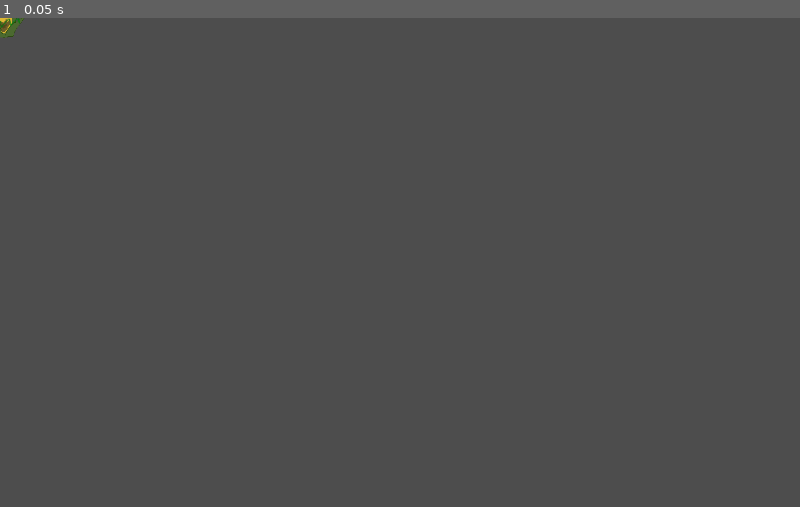
Above: before the commit, frame 1.
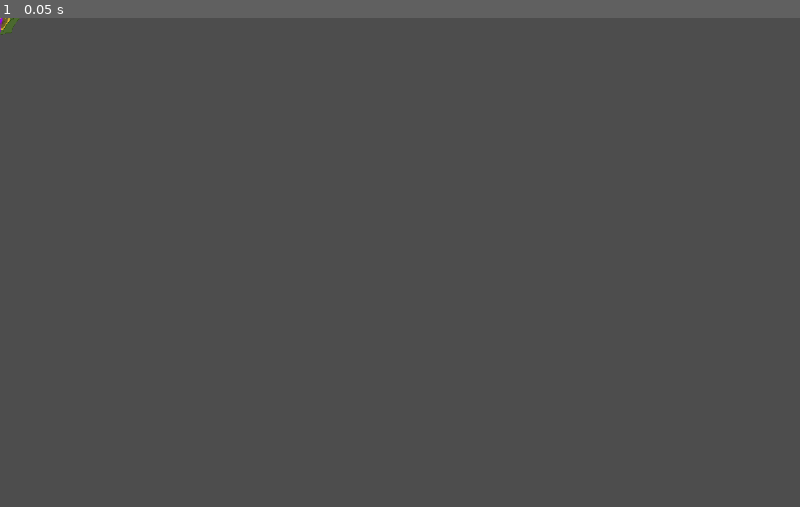
Above: after the commit, the same moment.

Repository: DevFTB/LD52
Game: Godot game, scene res://Level/EnemyGroups/group5.tscn
Two runs of this game, one before a commit and one after it. Both use one fixed random seed, a clock stepped at 60 frames per second and the inputs below. This scene is started directly instead of the project's main scene.
Inputs:
- Up to frame 1 (0.05 s): no input

The runs differ from the first frame. In frame 1, less than 0.1% of the frame differs, in the area x 0-3%, y 0-5%.

Commit message:
Add soulsucking lavendar

Diff:
--- /dev/null
+++ b/Enemy/Assets/lavender_projectile.tres
@@ -0,0 +1,11 @@
+[gd_resource type="Resource" load_steps=3 format=3 uid="uid://dw8h2puig65pe"]
+
+[ext_resource type="Script" path="res://Enemy/Scripts/ProjectileStats.gd" id="1_nggbi"]
+[ext_resource type="Texture2D" uid="uid://d053fjmqpv0gu" path="res://Enemy/Assets/korn_projectile.png" id="2_46uap"]
+
+[resource]
+script = ExtResource("1_nggbi")
+damage = 25.0
+speed = 100.0
+range = 400.0
+texture = ExtResource("2_46uap")
--- /dev/null
+++ b/Enemy/AttackScenes/healingProjectile.tscn
@@ -0,0 +1,50 @@
+[gd_scene load_steps=7 format=3 uid="uid://vgfjoagjbwu0"]
+
+[ext_resource type="Script" path="res://Enemy/Scripts/HealingProjectile.gd" id="1_ego0b"]
+[ext_resource type="Texture2D" uid="uid://d053fjmqpv0gu" path="res://Enemy/Assets/korn_projectile.png" id="2_l6aal"]
+
+[sub_resource type="Gradient" id="Gradient_o3p4x"]
+interpolation_mode = 2
+colors = PackedColorArray(1, 0.520852, 0.182072, 1, 0.81026, 1, 0.470764, 1)
+
+[sub_resource type="GradientTexture1D" id="GradientTexture1D_2pu4n"]
+gradient = SubResource("Gradient_o3p4x")
+
+[sub_resource type="ParticleProcessMaterial" id="ParticleProcessMaterial_ve5bu"]
+particle_flag_disable_z = true
+direction = Vector3(-1, 0, 0)
+spread = 9.37
+gravity = Vector3(0, 0, 0)
+initial_velocity_min = 34.88
+initial_velocity_max = 63.95
+orbit_velocity_min = 0.0
+orbit_velocity_max = 0.0
+scale_min = 3.0
+scale_max = 4.0
+color = Color(0.87451, 1, 0.384314, 1)
+color_ramp = SubResource("GradientTexture1D_2pu4n")
+
+[sub_resource type="CircleShape2D" id="CircleShape2D_7jpjx"]
+radius = 7.0
+
+[node name="Projectile" type="Node2D"]
+script = ExtResource("1_ego0b")
+
+[node name="Sprite2D" type="Sprite2D" parent="."]
+texture_filter = 1
+rotation = 0.74351
+texture = ExtResource("2_l6aal")
+
+[node name="GPUParticles2D" type="GPUParticles2D" parent="."]
+position = Vector2(-7, 0)
+amount = 14
+process_material = SubResource("ParticleProcessMaterial_ve5bu")
+
+[node name="Area2D" type="Area2D" parent="."]
+collision_layer = 4
+collision_mask = 9
+
+[node name="CollisionShape2D" type="CollisionShape2D" parent="Area2D"]
+shape = SubResource("CircleShape2D_7jpjx")
+
+[connection signal="area_entered" from="Area2D" to="." method="_on_area_2d_area_entered"]
--- a/Enemy/EnemyScenes/(Dick)TankyPumpkin.tscn
+++ b/Enemy/EnemyScenes/(Dick)TankyPumpkin.tscn
@@ -23,12 +23,6 @@
 [node name="Enemy" instance=ExtResource("1_mjyyo")]
 max_hp = 50
 
-[node name="DamageNumber" parent="EnemyGUI" index="0"]
-layout_mode = 3
-
-[node name="HealthBar" parent="EnemyGUI" index="1"]
-layout_mode = 3
-
 [node name="FlashOnHit" parent="." index="3" node_paths=PackedStringArray("sprite")]
 sprite = NodePath("../Sprite")
 
--- a/Enemy/EnemyScenes/CornRanger.tscn
+++ b/Enemy/EnemyScenes/CornRanger.tscn
@@ -23,12 +23,6 @@
 [node name="Enemy" instance=ExtResource("1_ujnet")]
 max_hp = 15
 
-[node name="DamageNumber" parent="EnemyGUI" index="0"]
-layout_mode = 3
-
-[node name="HealthBar" parent="EnemyGUI" index="1"]
-layout_mode = 3
-
 [node name="FlashOnHit" parent="." index="3" node_paths=PackedStringArray("sprite")]
 sprite = NodePath("../Sprite")
 
--- a/Enemy/EnemyScenes/HealingSunflower.tscn
+++ b/Enemy/EnemyScenes/HealingSunflower.tscn
@@ -22,6 +22,12 @@
 [node name="Enemy" instance=ExtResource("1_xg7fb")]
 max_hp = 30
 
+[node name="DamageNumber" parent="EnemyGUI" index="0"]
+layout_mode = 0
+
+[node name="HealthBar" parent="EnemyGUI" index="1"]
+layout_mode = 1
+
 [node name="FlashOnHit" parent="." index="3" node_paths=PackedStringArray("sprite")]
 sprite = NodePath("../Sprite")
 
--- a/Enemy/EnemyScenes/SlowCactusHeavy.tscn
+++ b/Enemy/EnemyScenes/SlowCactusHeavy.tscn
@@ -23,9 +23,6 @@
 [node name="Enemy" instance=ExtResource("1_ms5u3")]
 max_hp = 450
 
-[node name="HealthBar" parent="EnemyGUI" index="1"]
-layout_mode = 1
-
 [node name="FlashOnHit" parent="." index="3" node_paths=PackedStringArray("sprite")]
 sprite = NodePath("../Sprite")
 
--- /dev/null
+++ b/Enemy/EnemyScenes/SoulsuckingLavender.tscn
@@ -0,0 +1,50 @@
+[gd_scene load_steps=9 format=3 uid="uid://joihhtxfmiew"]
+
+[ext_resource type="PackedScene" uid="uid://ct5jx2b62lj8s" path="res://Enemy/EnemyScenes/enemy.tscn" id="1_f56st"]
+[ext_resource type="Script" path="res://Enemy/Scripts/ProjectileShoot.gd" id="2_4u4dv"]
+[ext_resource type="Resource" uid="uid://dw8h2puig65pe" path="res://Enemy/Assets/lavender_projectile.tres" id="3_3eww2"]
+[ext_resource type="PackedScene" uid="uid://vgfjoagjbwu0" path="res://Enemy/AttackScenes/healingProjectile.tscn" id="3_7d5l3"]
+[ext_resource type="Material" uid="uid://dwax5uwomrfi0" path="res://Shaders/HurtFlash.tres" id="4_jmtue"]
+[ext_resource type="Texture2D" uid="uid://dj2vkkwm42he5" path="res://Enemy/Assets/lavendarkorn.png" id="5_7unvk"]
+[ext_resource type="Texture2D" uid="uid://dna0b5w73ci03" path="res://Enemy/Assets/dead_korn.png" id="6_st0q2"]
+
+[sub_resource type="SpriteFrames" id="SpriteFrames_a5iya"]
+animations = [{
+"frames": [ExtResource("5_7unvk")],
+"loop": true,
+"name": &"alive",
+"speed": 5.0
+}, {
+"frames": [ExtResource("6_st0q2")],
+"loop": true,
+"name": &"dead",
+"speed": 5.0
+}]
+
+[node name="Enemy" instance=ExtResource("1_f56st")]
+max_hp = 1200
+
+[node name="DamageNumber" parent="EnemyGUI" index="0"]
+layout_mode = 0
+
+[node name="HealthBar" parent="EnemyGUI" index="1"]
+layout_mode = 1
+
+[node name="FlashOnHit" parent="." index="3" node_paths=PackedStringArray("sprite")]
+sprite = NodePath("../Sprite")
+
+[node name="ProjectileShoot" type="Node2D" parent="Attacks" index="0"]
+script = ExtResource("2_4u4dv")
+projectile = ExtResource("3_7d5l3")
+projectile_stats = ExtResource("3_3eww2")
+
+[node name="AttackTimer" type="Timer" parent="Attacks/ProjectileShoot" index="0"]
+one_shot = true
+
+[node name="Sprite" type="AnimatedSprite2D" parent="." index="5"]
+material = ExtResource("4_jmtue")
+use_parent_material = true
+position = Vector2(-2, -41)
+scale = Vector2(0.6, 0.6)
+frames = SubResource("SpriteFrames_a5iya")
+animation = &"alive"
--- a/Enemy/EnemyScenes/TankEggplant.tscn
+++ b/Enemy/EnemyScenes/TankEggplant.tscn
@@ -23,12 +23,6 @@
 [node name="Enemy" instance=ExtResource("1_7uwrw")]
 max_hp = 450
 
-[node name="DamageNumber" parent="EnemyGUI" index="0"]
-layout_mode = 0
-
-[node name="HealthBar" parent="EnemyGUI" index="1"]
-layout_mode = 1
-
 [node name="FlashOnHit" parent="." index="3" node_paths=PackedStringArray("sprite")]
 sprite = NodePath("../Sprite")
 
--- a/Enemy/Scripts/AOEHeal.gd
+++ b/Enemy/Scripts/AOEHeal.gd
@@ -26,4 +26,4 @@
 	filter(func(e): return e.global_position.distance_to(global_position) < range)
 
 	for e in enemies:
-		e.modify_health(min(amount, e.max_hp - e.health))
+		e.modify_health(amount)
--- /dev/null
+++ b/Enemy/Scripts/HealingProjectile.gd
@@ -0,0 +1,38 @@
+extends Node2D
+
+@export var projectile : ProjectileStats
+@export var lifesteal_percentage : float = 100.0
+@onready var dist_travelled = 0
+
+var direction = null
+# Called when the node enters the scene tree for the first time.
+func _ready():
+	if projectile != null:
+		$Sprite2D.texture = projectile.texture
+	pass # Replace with function body.
+
+
+# Called every frame. 'delta' is the elapsed time since the previous frame.
+func _process(delta):
+	if direction != null and projectile != null:
+		position += direction * projectile.speed * delta
+		dist_travelled += (direction * projectile.speed * delta).length()
+		if dist_travelled > projectile.range:
+			queue_free()
+
+func set_details(direction, projectile_stats):
+	self.direction = direction
+	projectile = projectile_stats
+
+	rotation = direction.angle()
+
+
+func _on_area_2d_area_entered(area):
+	if area.get_parent().is_in_group("player"):
+		print("projectile damage "  + str(projectile.damage))
+		area.get_parent().modify_health(-projectile.damage)
+		self.get_parent().get_parent().get_parent().modify_health(\
+		projectile.damage * (lifesteal_percentage/100))
+
+		queue_free()
+	pass # Replace with function body.
--- a/Level/EnemyGroups/group5.tscn
+++ b/Level/EnemyGroups/group5.tscn
@@ -1,9 +1,9 @@
 [gd_scene load_steps=2 format=3 uid="uid://cv8mx0js8ys2"]
 
-[ext_resource type="PackedScene" uid="uid://d0kpi7dj307wm" path="res://Enemy/EnemyScenes/SlowCactusHeavy.tscn" id="1_p86hl"]
+[ext_resource type="PackedScene" uid="uid://joihhtxfmiew" path="res://Enemy/EnemyScenes/SoulsuckingLavender.tscn" id="1_5yeo8"]
 
 [node name="group1" type="Node2D"]
 position = Vector2(-37, 1)
 
-[node name="Enemy" parent="." instance=ExtResource("1_p86hl")]
-position = Vector2(42, 37)
+[node name="Enemy" parent="." instance=ExtResource("1_5yeo8")]
+position = Vector2(39, 32)
--- a/Scenes/Enemy.gd
+++ b/Scenes/Enemy.gd
@@ -43,7 +43,7 @@
 
 func modify_health(modification):
 	if not is_dead:
-		health += modification
+		health = min(health + modification, max_hp)
 
 		if health < 0:
 			die()
Binary file added: Enemy/Assets/lavendarkorn.png
Not shown, added: Enemy/Assets/lavendarkorn.png.import
Binary file added: Enemy/Assets/mushroomkorn.png
Not shown, added: Enemy/Assets/mushroomkorn.png.import
Binary file added: Enemy/Assets/purplerosekorn.png
Not shown, added: Enemy/Assets/purplerosekorn.png.import
Binary file added: Enemy/Assets/shrubkorn.png
Not shown, added: Enemy/Assets/shrubkorn.png.import
